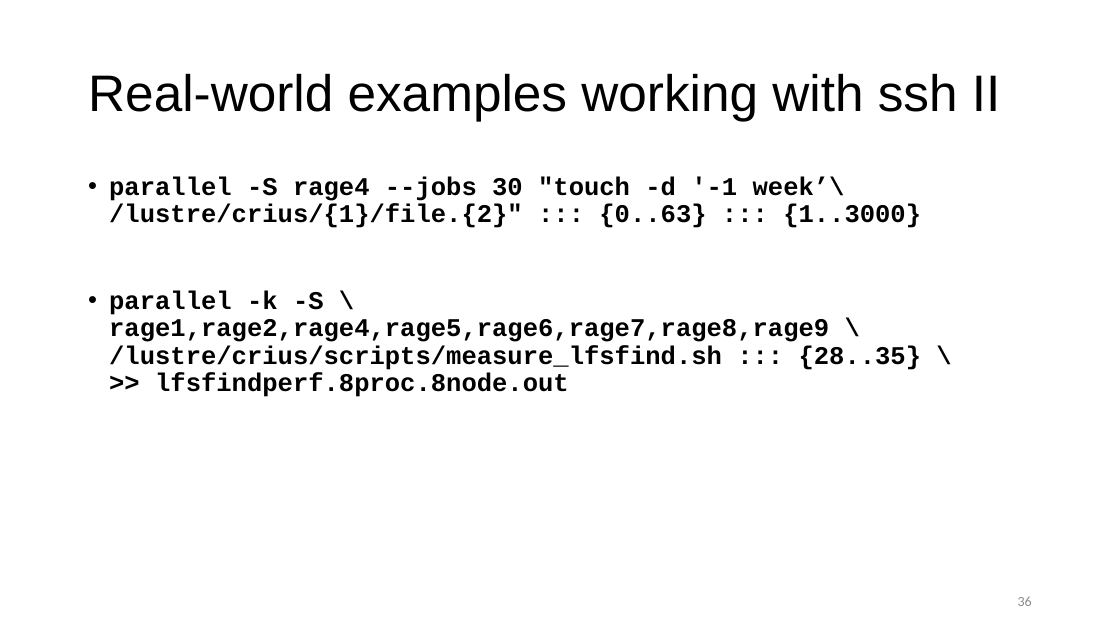
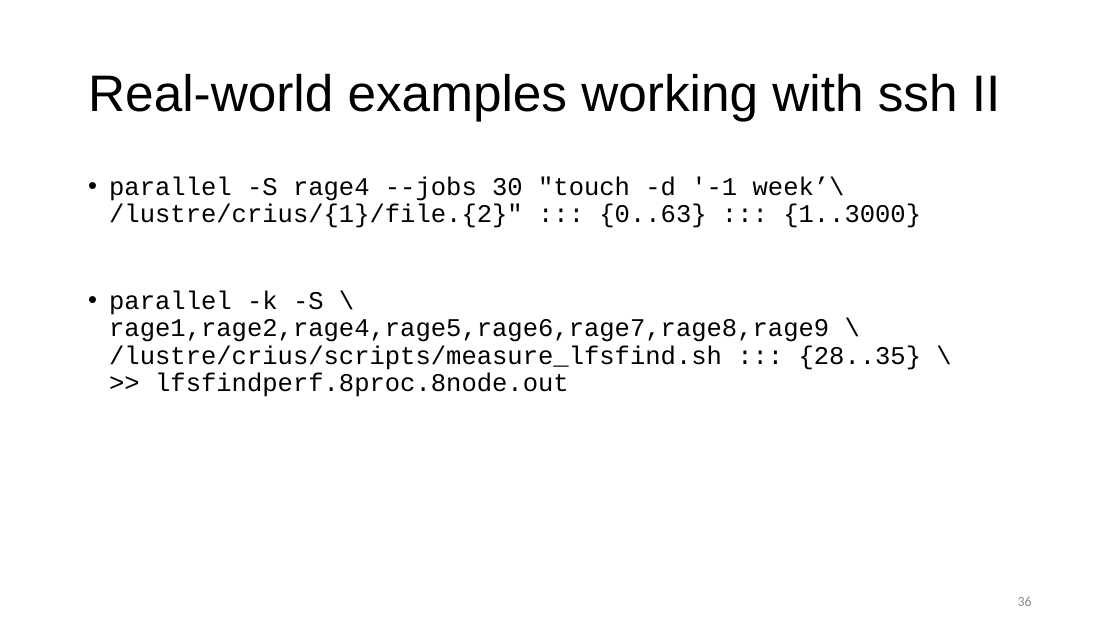
Before and after one commit to ketancmaheshwari/escience23tut, a slide deck: slide 36 of gnu-parallel-tutorial.pptx. Drawn at 1120x630 pixels with LibreOffice and Linux fonts; fonts in the diff are those of the drawing. Boxes give left, top, right and bottom in pixels: in the first picture for what was removed or moved away, otherwise in the second. Text is boxed around its words. In the diff, an @@ line names an element or a change of style, - is before the commit and + after.

```diff
--- a/gnu-parallel-tutorial.pptx
+++ b/gnu-parallel-tutorial.pptx
@@ text "parallel -S rage4 --jobs 30 ..." at [109,176,922,397]: bold off @@
```
Also in this commit, not shown: 1 other slide changed, 1 other file.
